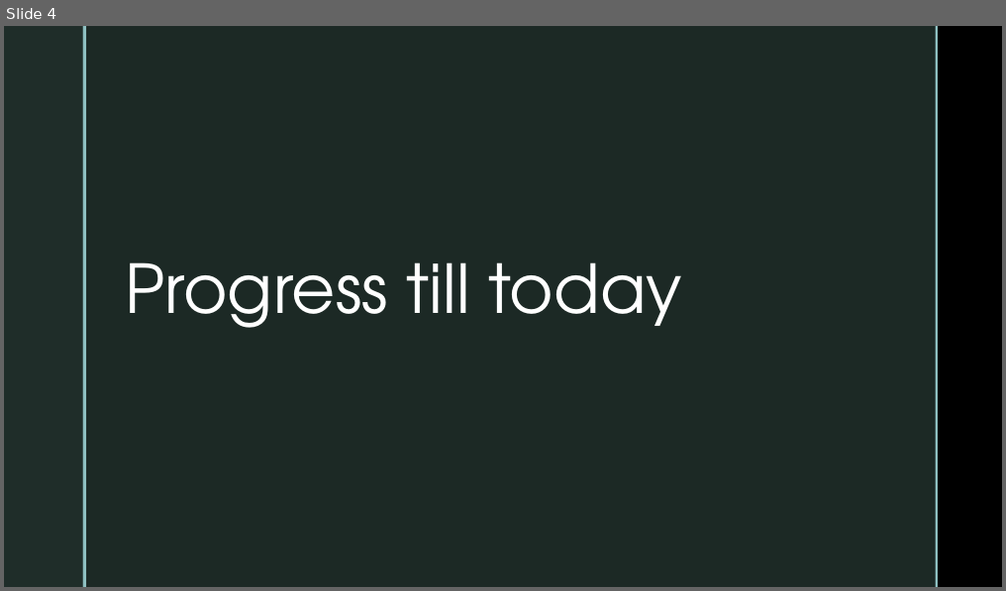
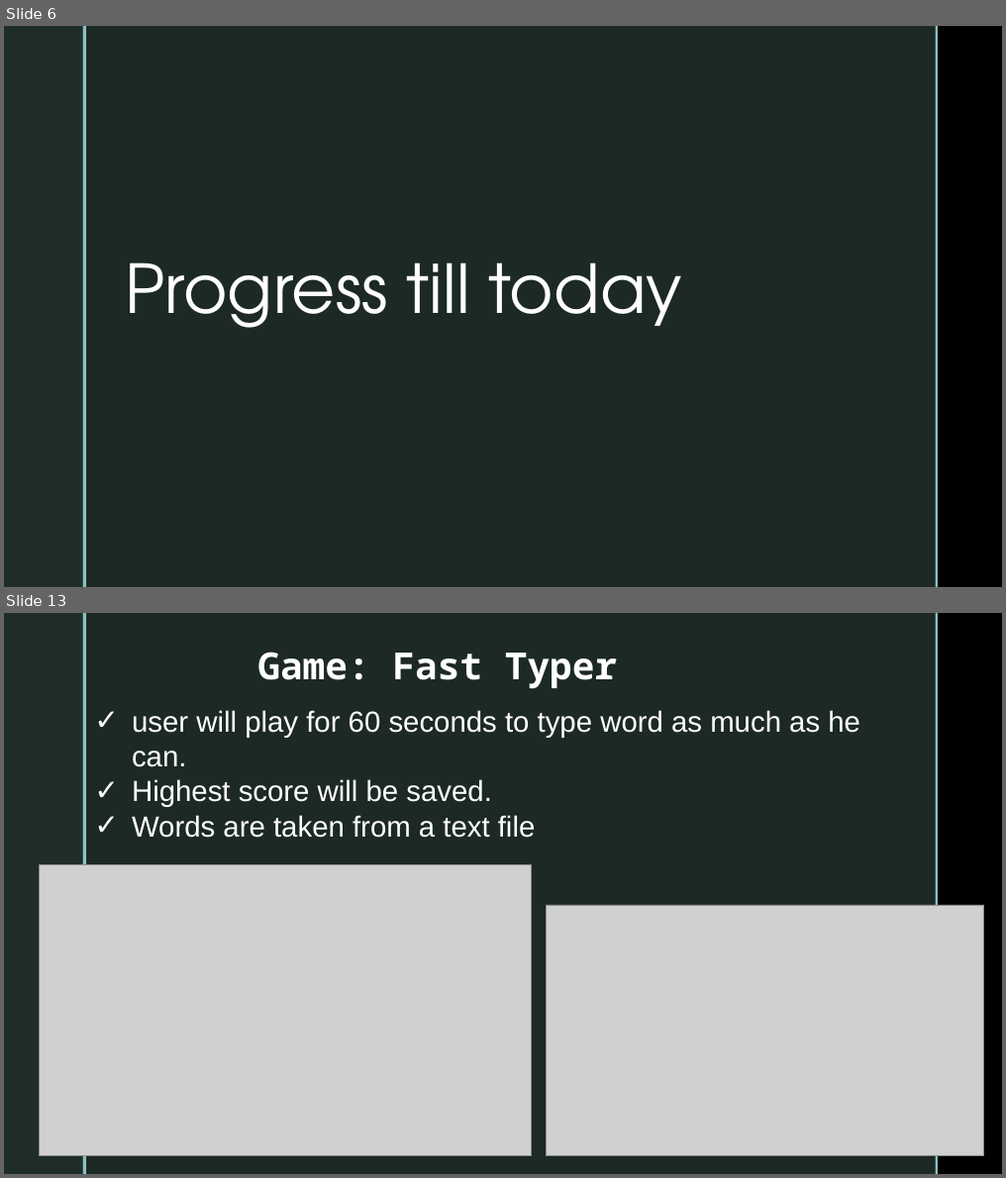
Before and after one commit to CodeWithIsmail/SPL-1, a slide deck: Mid Presentation.pptx. Shown one above the other, each under a label of ours: slide 4 before the commit, slides 6 and 13 after it; the slides between them are not shown. The pictures are 1006x591 and 1006x1178 pixels, drawn with LibreOffice and Linux fonts; fonts in the diff are those of the drawing; grey boxes stand for pictures; background and template pictures are left out. Boxes give left, top, right and bottom in pixels: in the first picture for what was removed or moved away, otherwise in the second. Text is boxed around its words. In the diff, an @@ line names an element or a change of style, - is before the commit and + after.

Commit message:
final update on Common word Practice

```diff
--- a/Mid Presentation.pptx
+++ b/Mid Presentation.pptx
@@ slide 13 added at (4,613,1002,1174), background picture (left out); not listed: 4 template elements that a slide beside it also shows @@
@@ text added at (257,652,617,689), 36 pt, text #FFFFFF, bold @@
+Game: Fast Typer
@@ text added at (132,710,860,838), 28 pt, text #FFFFFF @@
+✓ user will play for 60 seconds to type word as much as he can.
+✓ Highest score will be saved.
+✓ Words are taken from a text file
@@ picture added at (40,865,531,1157) @@
@@ picture added at (546,905,984,1157) @@
@@ what was slide 4 is now slide 6 @@
```
Also in this commit, not shown: 7 slides changed, 9 other slides added, 1 slide removed, 1 other file.
